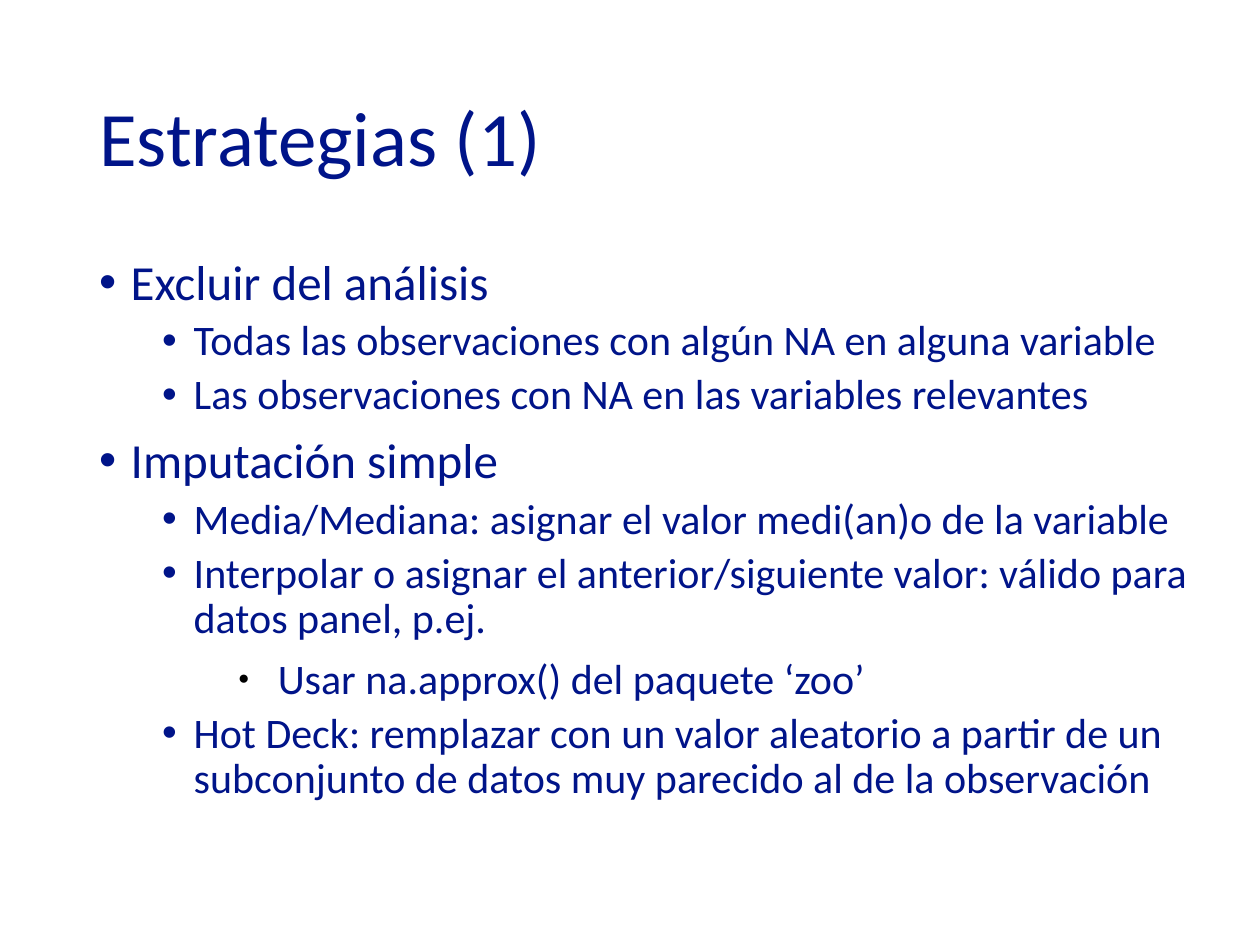
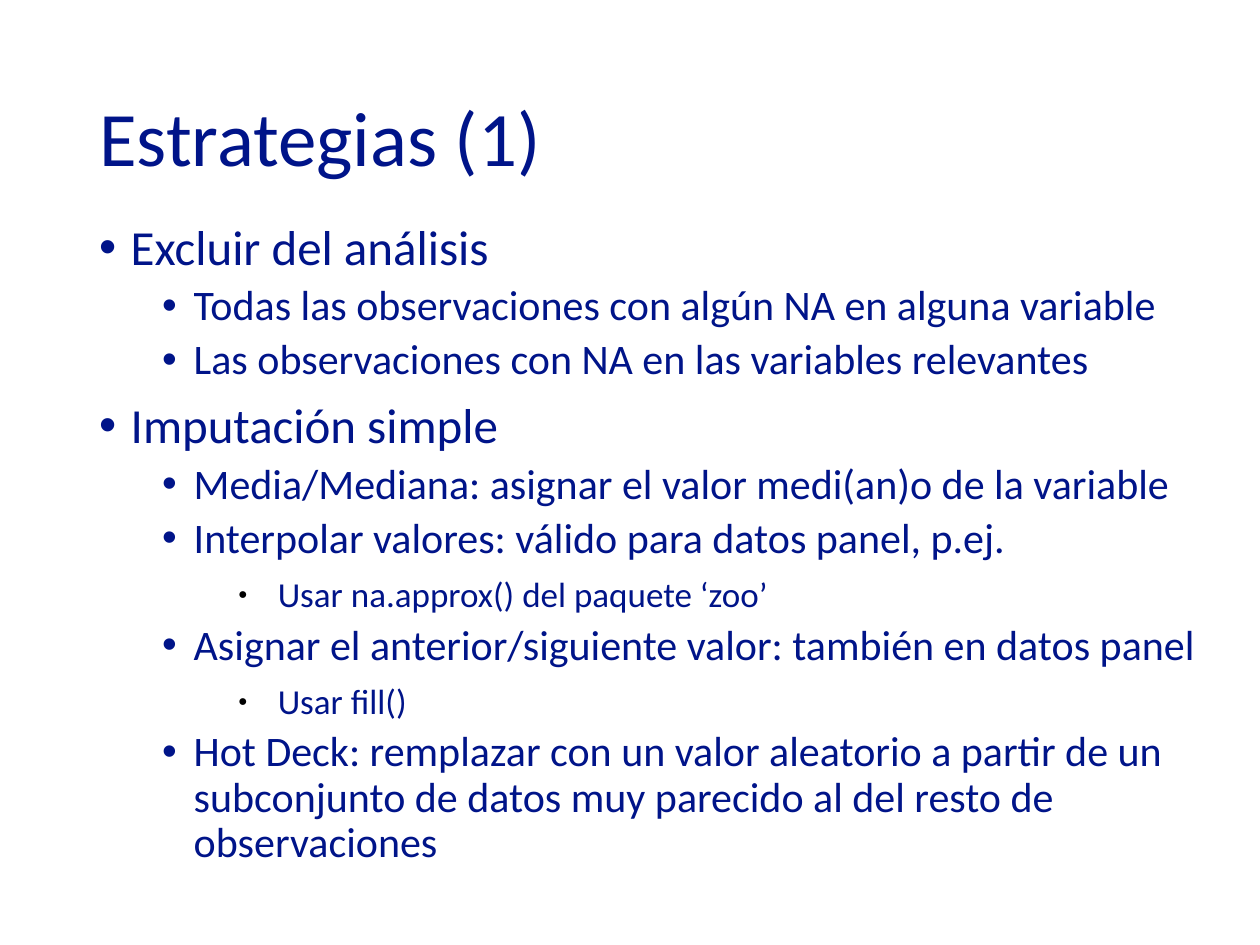
Before and after one commit to rosaagg/24-25_mape_talleres1, a slide deck: slide 21 of 0_presentaciones/24-25_TAPI_P4.pptx. Drawn at 1260x945 pixels with LibreOffice and Linux fonts; fonts in the diff are those of the drawing. Boxes give left, top, right and bottom in pixels: in the first picture for what was removed or moved away, otherwise in the second. Text is boxed around its words. In the diff, an @@ line names an element or a change of style, - is before the commit and + after.

```diff
--- a/0_presentaciones/24-25_TAPI_P4.pptx
+++ b/0_presentaciones/24-25_TAPI_P4.pptx
@@ text "Excluir del análisis": place and size @@
-text "Excluir del análisis" at (131,266,1187,801)
+text "Excluir del análisis" at (131,231,1195,858)
@@ text at (194,523,1005,561): text changed @@
-  • Interpolar o asignar el anterior/siguiente valor: válido para datos panel, p.ej.
+  • Interpolar valores: válido para datos panel, p.ej.
@@ text at (278,581,768,613): size 24 to 20 pt in "Usar na.approx() del paquete ‘zoo’" @@
@@ text at (194,630,1195,858): text changed @@
-  • Hot Deck: remplazar con un valor aleatorio a partir de un subconjunto de datos muy parecido al de la observación
+  • Asignar el anterior/siguiente valor: también en datos panel
+    ● Usar fill()
+  • Hot Deck: remplazar con un valor aleatorio a partir de un subconjunto de datos muy parecido al del resto de observaciones
```
Also in this commit, not shown: 10 other slides changed, 2 slides added, 1 slide removed, 9 other files.
